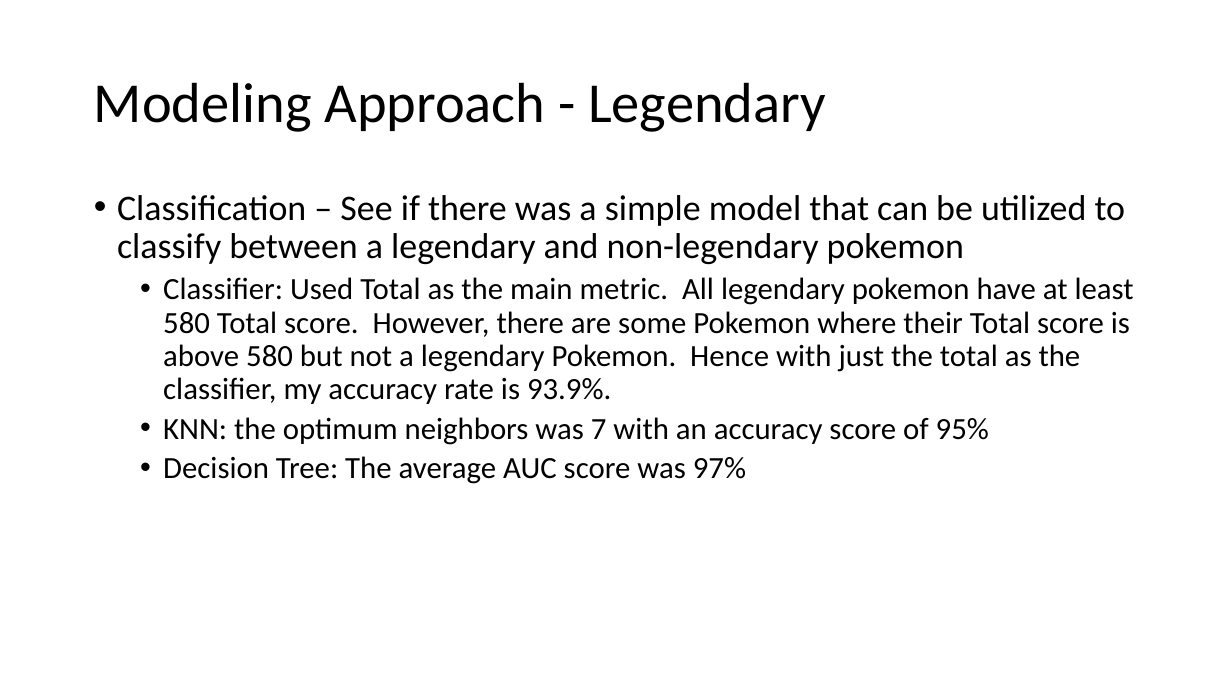
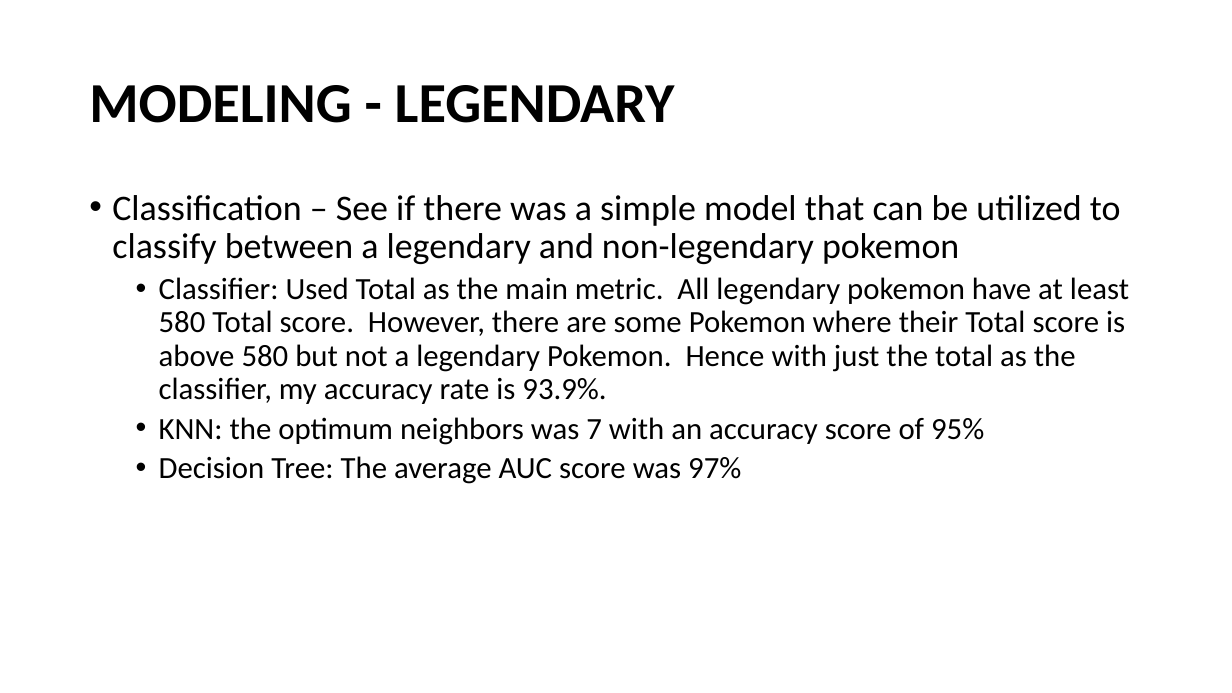
Before and after one commit to bchen150/GA_Homework, a slide deck: slide 8 of Pokemon/Classifying_Pokemon_final_project.pptx. Drawn at 1232x693 pixels with LibreOffice and Linux fonts; fonts in the diff are those of the drawing; background and template pictures are left out. Boxes give left, top, right and bottom in pixels: in the first picture for what was removed or moved away, otherwise in the second. Text is boxed around its words. In the diff, an @@ line names an element or a change of style, - is before the commit and + after.

```diff
--- a/Pokemon/Classifying_Pokemon_final_project.pptx
+++ b/Pokemon/Classifying_Pokemon_final_project.pptx
@@ title at (89, 85, 675, 123): text changed; bold on @@
-Modeling Approach - Legendary
+MODELING - LEGENDARY
@@ text "Classification – See if there ...": place and size @@
-text "Classification – See if there ..." at (117, 195, 1134, 484)
+text "Classification – See if there ..." at (112, 195, 1129, 484)
```
Also in this commit, not shown: 10 other slides changed.
